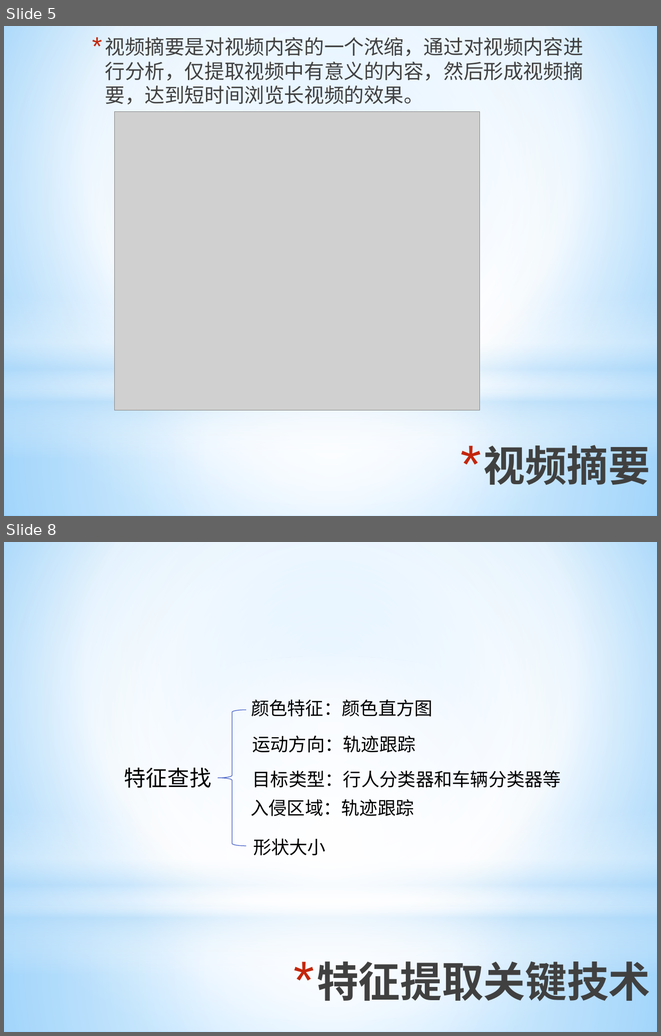
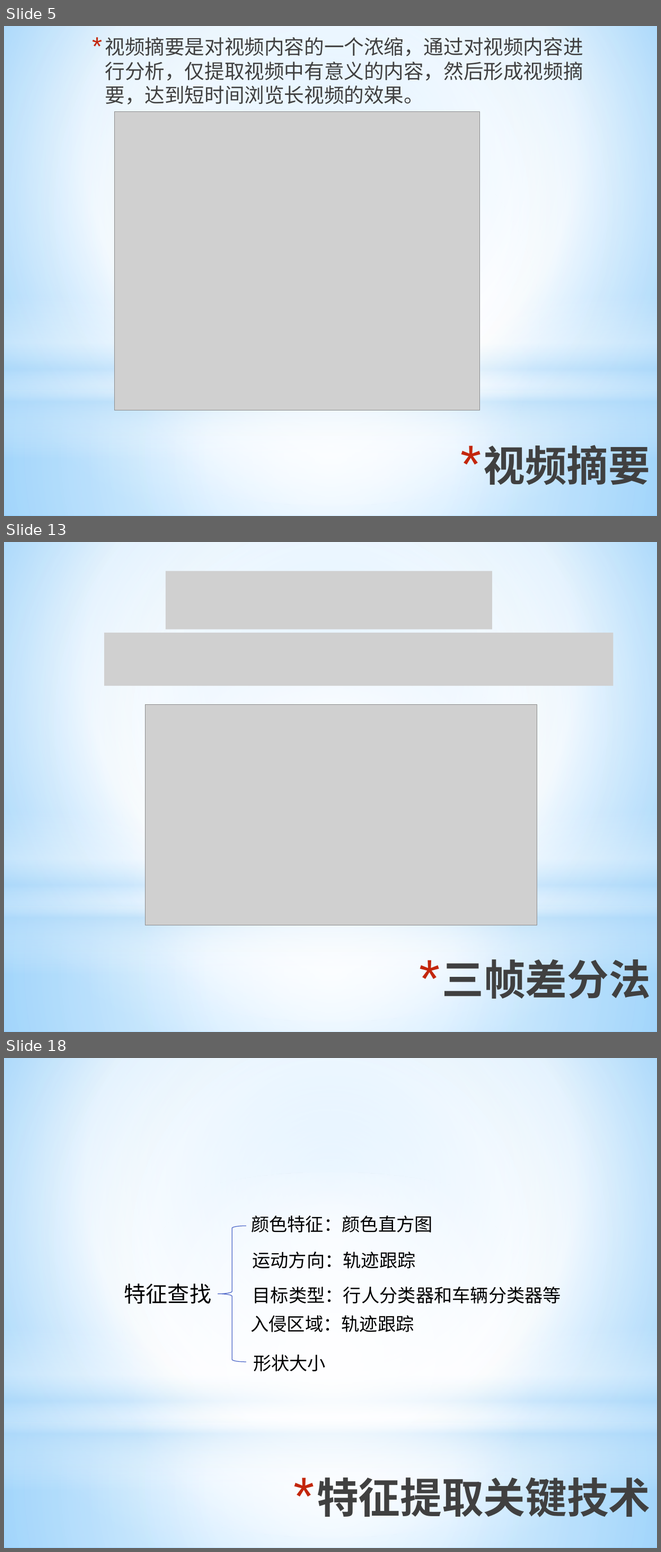
Before and after one commit to ronnyMakhuddin/motion-detect-tiqu, a slide deck: 研究生毕业设计/文档管理/预答辩/毕业设计预答辩.pptx. Shown one above the other, each under a label of ours: slides 5 and 8 before the commit, slides 5, 13 and 18 after it; the slides between them are not shown. The pictures are 661x1036 and 661x1552 pixels, drawn with LibreOffice and Linux fonts; fonts in the diff are those of the drawing; grey boxes stand for pictures. Boxes give left, top, right and bottom in pixels: in the first picture for what was removed or moved away, otherwise in the second. Text is boxed around its words. In the diff, an @@ line names an element or a change of style, - is before the commit and + after.

```diff
--- a/研究生毕业设计/文档管理/预答辩/毕业设计预答辩.pptx
+++ b/研究生毕业设计/文档管理/预答辩/毕业设计预答辩.pptx
@@ slide 13 added at (4, 542, 657, 1032), background gradient #9ED5FF to #FFFFFF to #5BB9FF; not listed: 4 template elements that a slide beside it also shows @@
@@ picture added at (166, 571, 493, 629) @@
@@ picture added at (105, 633, 614, 686) @@
@@ picture added at (146, 705, 538, 925) @@
@@ title added at (442, 953, 650, 1006), 46 pt, text gradient #000000 to #404040 to #212745, bold @@
+* 三帧差分法
@@ what was slide 8 is now slide 18 @@
```
Also in this commit, not shown: 3 slides changed, 9 other slides added.
